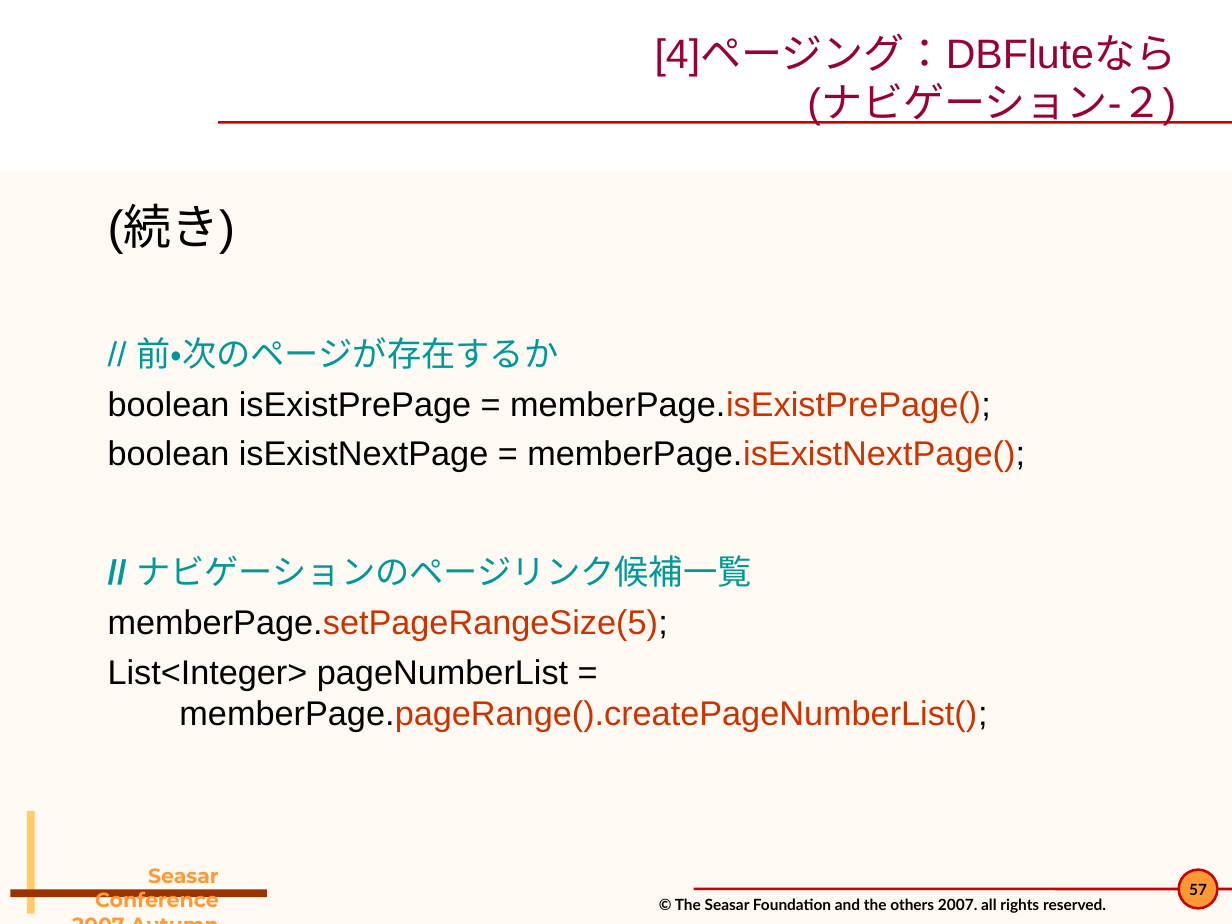
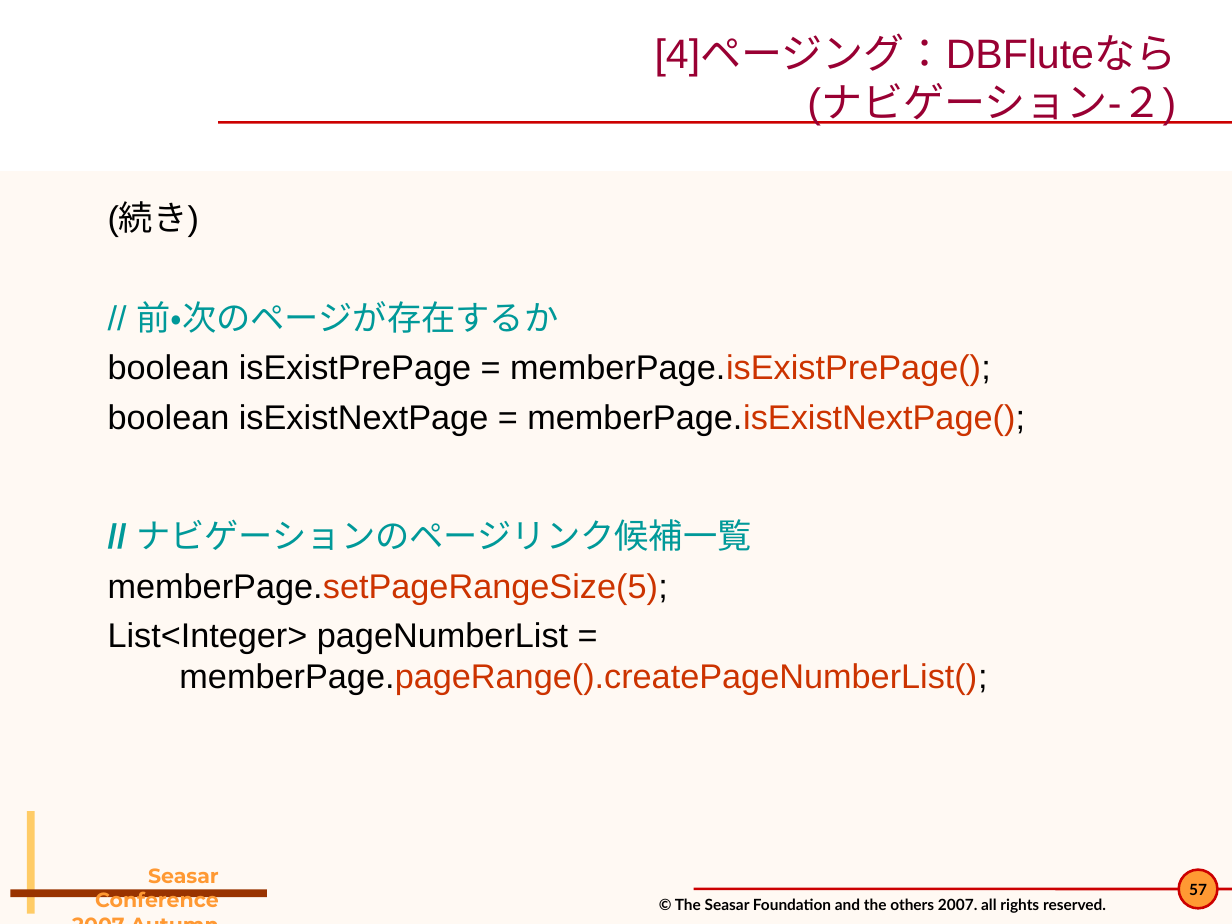
Before and after one commit to seasarorg/dbflute, a slide deck: slide 57 of dbflute/etc/doc/pres/sc2007a_2-DBFlute.ppt. Drawn at 1232x924 pixels with LibreOffice and Linux fonts; fonts in the diff are those of the drawing; background and template pictures are left out. Boxes give left, top, right and bottom in pixels: in the first picture for what was removed or moved away, otherwise in the second. Text is boxed around its words. In the diff, an @@ line names an element or a change of style, - is before the commit and + after.

```diff
--- a/dbflute/etc/doc/pres/sc2007a_2-DBFlute.ppt
+++ b/dbflute/etc/doc/pres/sc2007a_2-DBFlute.ppt
@@ text at <box>108,203,199,237</box>: size 28 to 20 pt in "(続き)"; less space between paragraphs @@
```
Also in this commit, not shown: 5 other slides changed, 20 other files.
